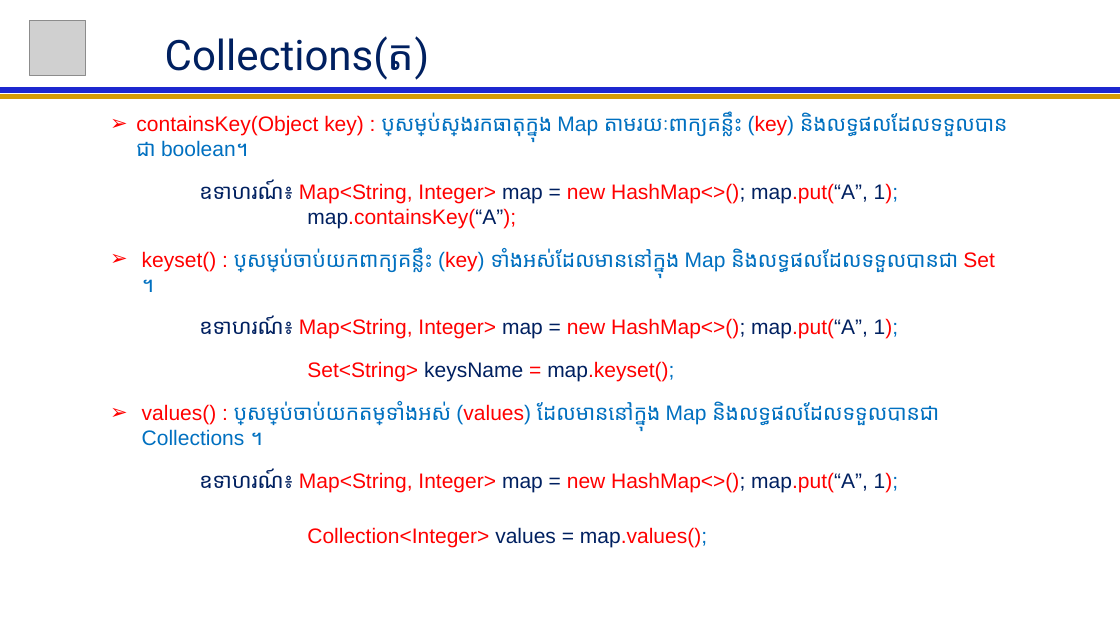
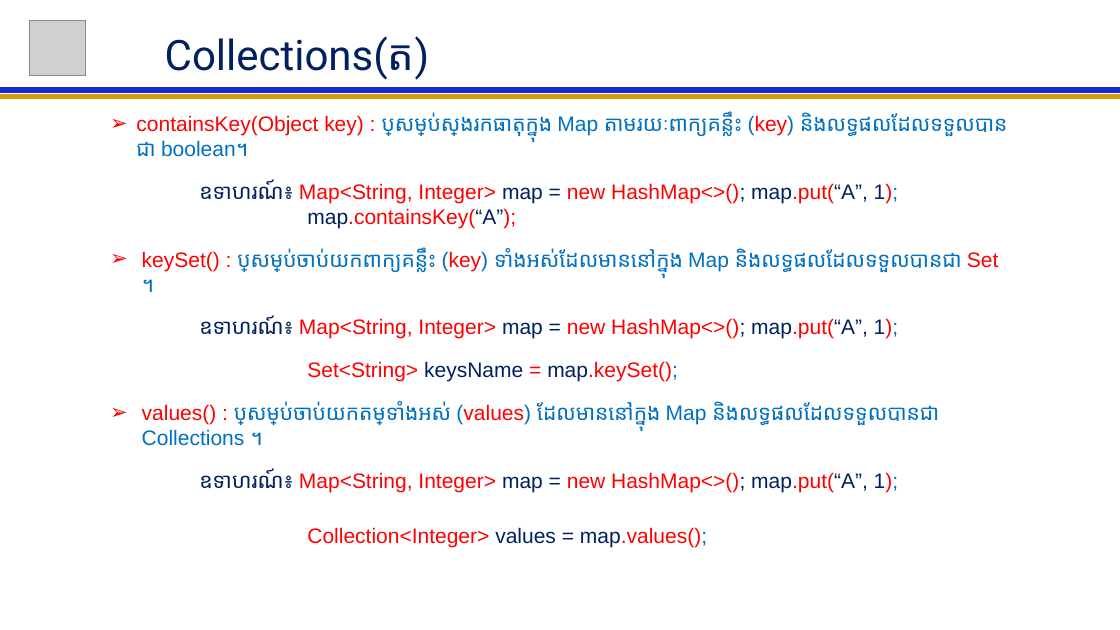
Before and after one commit to NGOUNCHHENGHY/ACLEDA-Java-For-Beginer, a slide deck: slide 64 of Java For Beginer Lession.pptx. Drawn at 1120x630 pixels with LibreOffice and Linux fonts; fonts in the diff are those of the drawing; grey boxes stand for pictures. Boxes give left, top, right and bottom in pixels: in the first picture for what was removed or moved away, otherwise in the second. Text is boxed around its words. In the diff, an @@ line names an element or a change of style, - is before the commit and + after.

```diff
--- a/Java For Beginer Lession.pptx
+++ b/Java For Beginer Lession.pptx
@@ subtitle at (142,247,998,274): text changed @@
-  ➢ keyset() : ប្រើសម្រាប់ចាប់យកពាក្យគន្លឹះ (key) ទាំងអស់ដែលមាននៅក្នុង Map និងលទ្ធផលដែលទទួលបានជា Set ។
+  ➢ keySet() : ប្រើសម្រាប់ចាប់យកពាក្យគន្លឹះ (key) ទាំងអស់ដែលមាននៅក្នុង Map និងលទ្ធផលដែលទទួលបានជា Set ។
@@ subtitle at (307,361,678,382): text changed @@
-  Set<String> keysName = map.keyset();
+  Set<String> keysName = map.keySet();
```
Also in this commit, not shown: 4 other slides changed.
